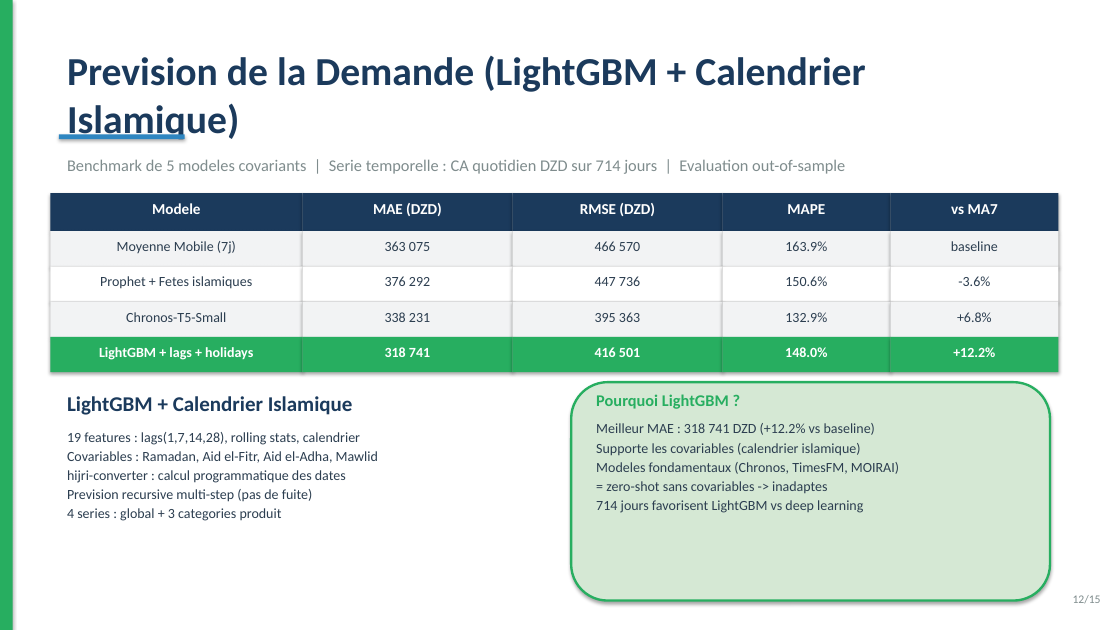
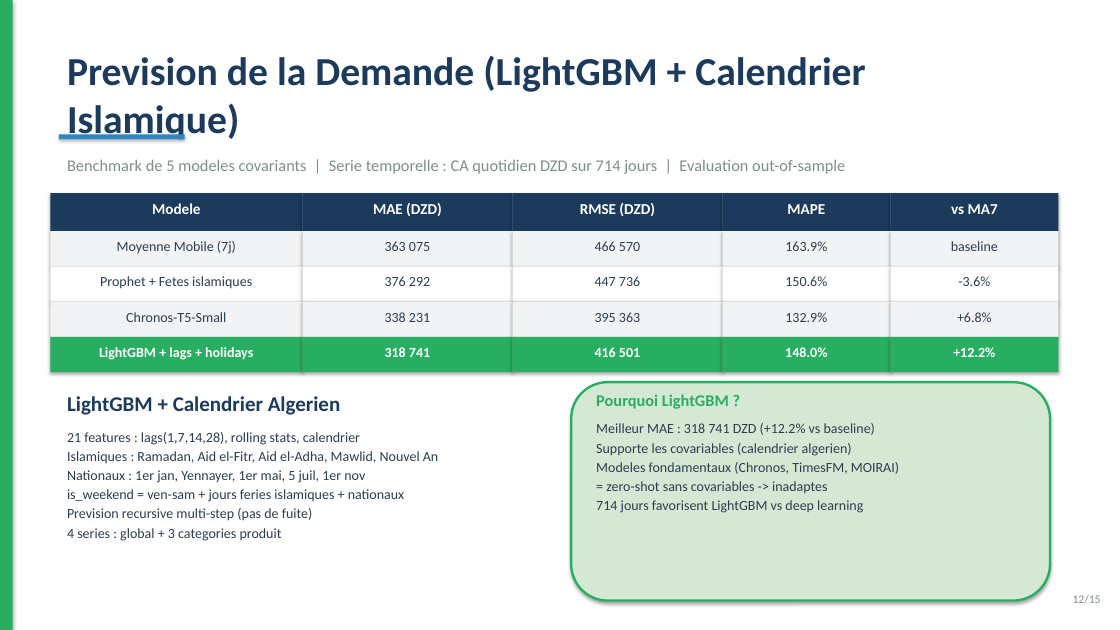
Before and after one commit to amine-dubs/COD-CRM, a slide deck: slide 12 of docs/presentation.pptx. Drawn at 1120x630 pixels with LibreOffice and Linux fonts; fonts in the diff are those of the drawing. Boxes give left, top, right and bottom in pixels: in the first picture for what was removed or moved away, otherwise in the second. Text is boxed around its words. In the diff, an @@ line names an element or a change of style, - is before the commit and + after.

Commit message:
Add Algerian calendar: national holidays + Islamic New Year, holiday-aware is_weekend
- features.py: is_weekend now covers Fri-Sat + 5 national holidays + Islamic
  holidays (Eid al-Fitr 3d, Eid al-Adha 3d, Mawlid, Islamic New Year)
- forecaster.py: 21 covariates (was 19), add islamic_new_year + algerian_holiday,
  fix Eid al-Adha from 4 to 3 days, update is_weekend in _build_features_for_date
- train_all.py: update _add_features with holiday-aware is_weekend
- Update diagrams (ml_pipeline, ai_integration) with current tech stack
- Update rapport.tex, README.md, create_pptx.py, presentation.pptx

```diff
--- a/docs/presentation.pptx
+++ b/docs/presentation.pptx
@@ text at [67, 396, 341, 415]: text changed @@
-LightGBM + Calendrier Islamique
+LightGBM + Calendrier Algerien
@@ text at [67, 432, 438, 502]: text changed @@
-19 features : lags(1,7,14,28), rolling stats, calendrier
-Covariables : Ramadan, Aid el-Fitr, Aid el-Adha, Mawlid
-hijri-converter : calcul programmatique des dates
+21 features : lags(1,7,14,28), rolling stats, calendrier
+Islamiques : Ramadan, Aid el-Fitr, Aid el-Adha, Mawlid, Nouvel An
+Nationaux : 1er jan, Yennayer, 1er mai, 5 juil, 1er nov
+is_weekend = ven-sam + jours feries islamiques + nationaux
@@ text at [596, 443, 852, 456]: text changed @@
-Supporte les covariables (calendrier islamique)
+Supporte les covariables (calendrier algerien)
```
Also in this commit, not shown: 2 other slides changed, 8 other files.
